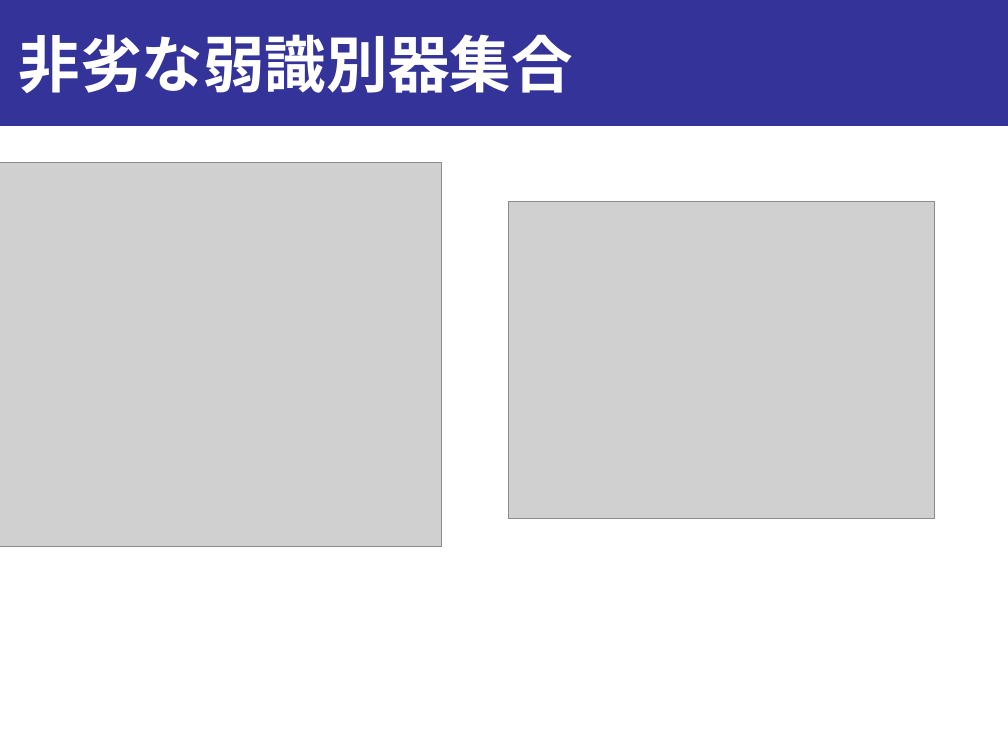
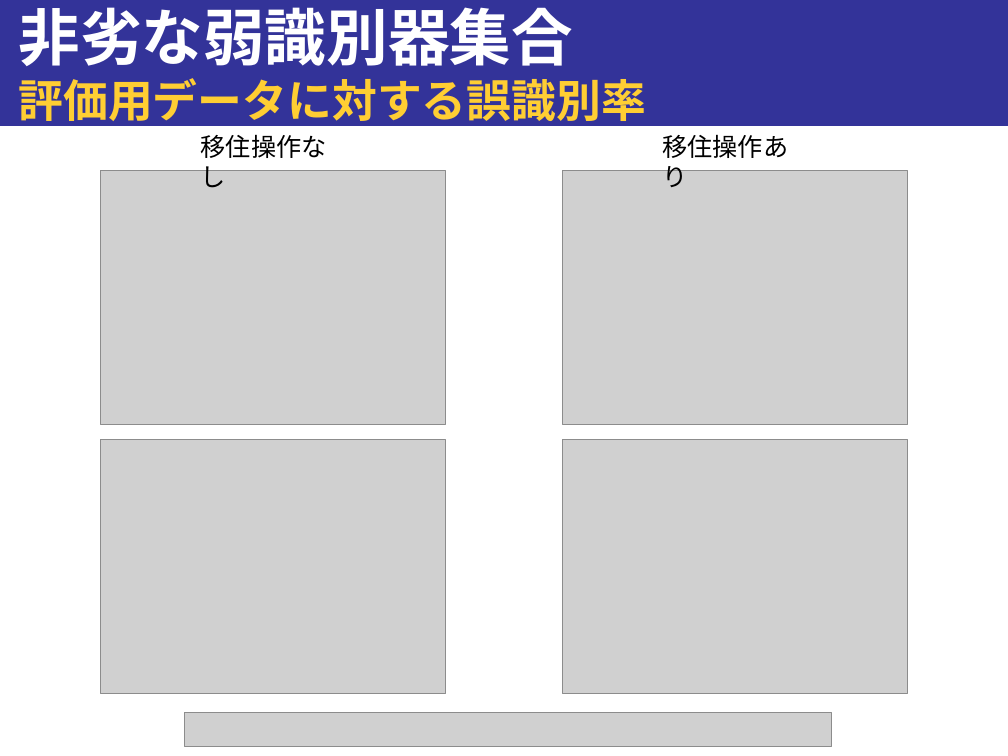
Before and after one commit to onikUone/Junior_slides, a slide deck: slide 18 of スライド_v1.pptx (slide 16 before the commit). Drawn at 1008x756 pixels with LibreOffice and Linux fonts; fonts in the diff are those of the drawing; grey boxes stand for pictures. Boxes give left, top, right and bottom in pixels: in the first picture for what was removed or moved away, otherwise in the second. Text is boxed around its words. In the diff, an @@ line names an element or a change of style, - is before the commit and + after.

```diff
--- a/スライド_v1.pptx
+++ b/スライド_v1.pptx
@@ title at <box>18,7,645,129</box>: text changed; size 44 to 32 pt; text colour #FFFFFF to #FFCE33 @@
-非劣な弱識別器集合
+非劣な弱識別器集合
+評価用データに対する誤識別率
@@ text added at <box>201,134,327,188</box>, 18 pt, text #000000 @@
+移住操作なし
@@ text added at <box>662,134,788,187</box>, 18 pt, text #000000 @@
+移住操作あり
@@ picture removed at <box>0,162,442,546</box> @@
@@ picture added at <box>101,170,446,424</box> @@
@@ picture: place and size @@
-picture at <box>508,202,934,518</box>
+picture at <box>562,170,907,424</box>
@@ picture added at <box>101,439,446,694</box> @@
@@ picture added at <box>562,439,907,694</box> @@
@@ picture added at <box>184,713,832,746</box> @@
```
Also in this commit, not shown: 5 other slides changed, 5 slides added, 7 other files.
